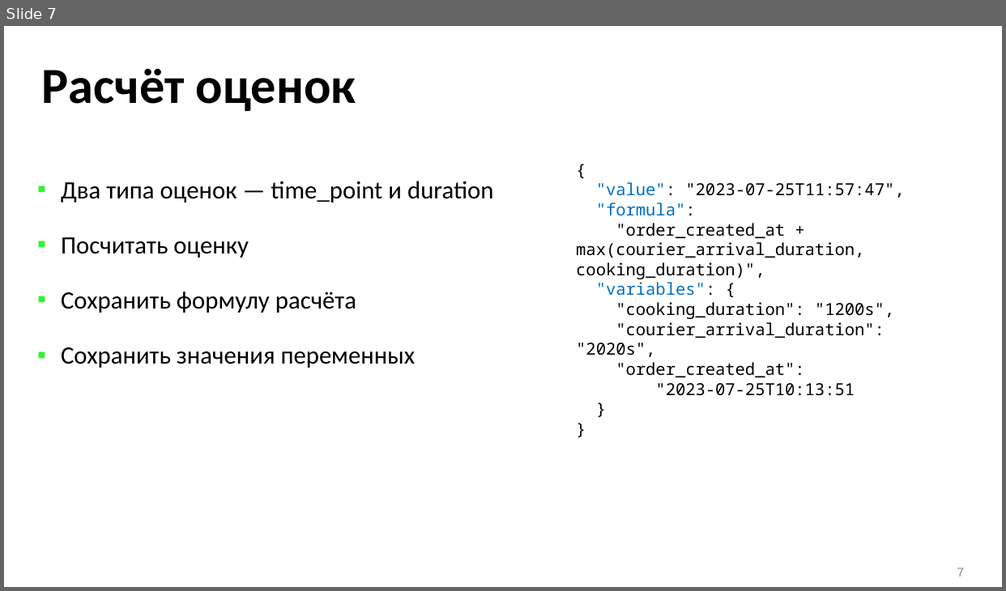
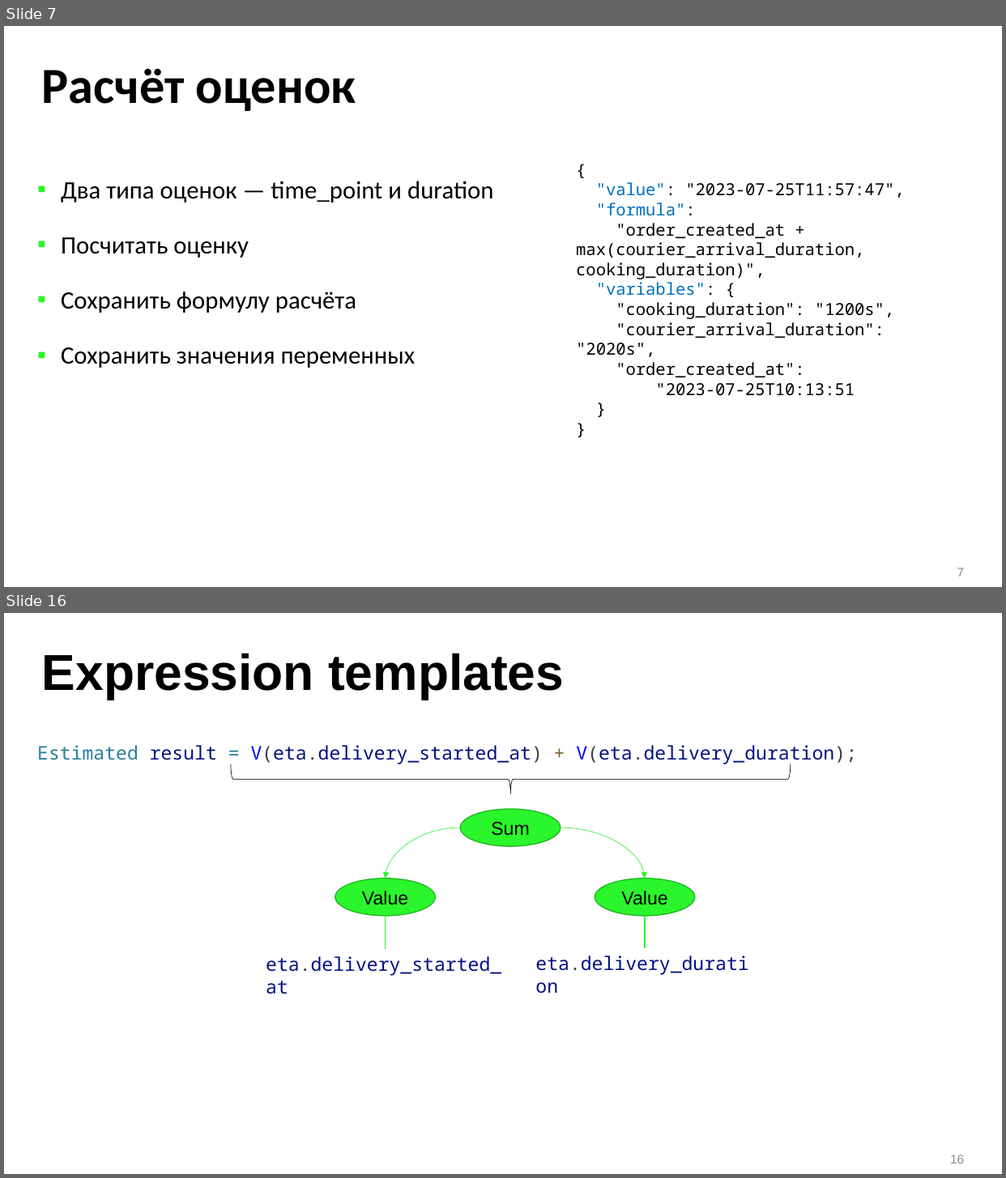
Before and after one commit to ishfb/zcc23, a slide deck: slides_new.pptx. Shown one above the other, each under a label of ours: slide 7 before the commit, slides 7 and 16 after it; the slides between them are not shown. The pictures are 1006x591 and 1006x1178 pixels, drawn with LibreOffice and Linux fonts; fonts in the diff are those of the drawing. Boxes give left, top, right and bottom in pixels: in the first picture for what was removed or moved away, otherwise in the second. Text is boxed around its words. In the diff, an @@ line names an element or a change of style, - is before the commit and + after.

```diff
--- a/slides_new.pptx
+++ b/slides_new.pptx
@@ slide 16 added at (4, 613, 1002, 1174), background #FFFFFF @@
@@ title added at (42, 653, 564, 700), 48.6 pt, text #000000, bold @@
+Expression templates
@@ text added at (37, 745, 856, 764), 18 pt, text #001080 @@
+Estimated result = V(eta.delivery_started_at) + V(eta.delivery_duration);
@@ left brace added at (231, 764, 791, 794), outline #000000 0.5 pt @@
@@ curved arrow added from (461, 828) to (385, 879), #2BF52C 0.5 pt @@
@@ ellipse added at (461, 809, 561, 846), fill #2BF52C, outline #20B521 1 pt, 18 pt, text #000000 @@
+Sum
@@ curved arrow added from (560, 828) to (645, 879), #2BF52C 0.5 pt @@
@@ ellipse added at (335, 879, 435, 916), fill #2BF52C, outline #20B521 1 pt, 18 pt, text #000000 @@
+Value
@@ ellipse added at (594, 879, 695, 916), fill #2BF52C, outline #20B521 1 pt, 18 pt, text #000000 @@
+Value
@@ line added from (385, 916) to (385, 949), #2BF52C 1 pt @@
@@ line added from (645, 916) to (645, 948), #2BF52C 1 pt @@
@@ text added at (266, 956, 501, 995), 18 pt, text #001080 @@
+eta.delivery_started_at
@@ text added at (535, 956, 748, 975), 18 pt, text #001080 @@
+eta.delivery_duration
@@ page number added at (950, 1155, 964, 1164), 12 pt, text #8C8C8C @@
+16
```
Also in this commit, not shown: 2 slides changed, 14 other slides added.
